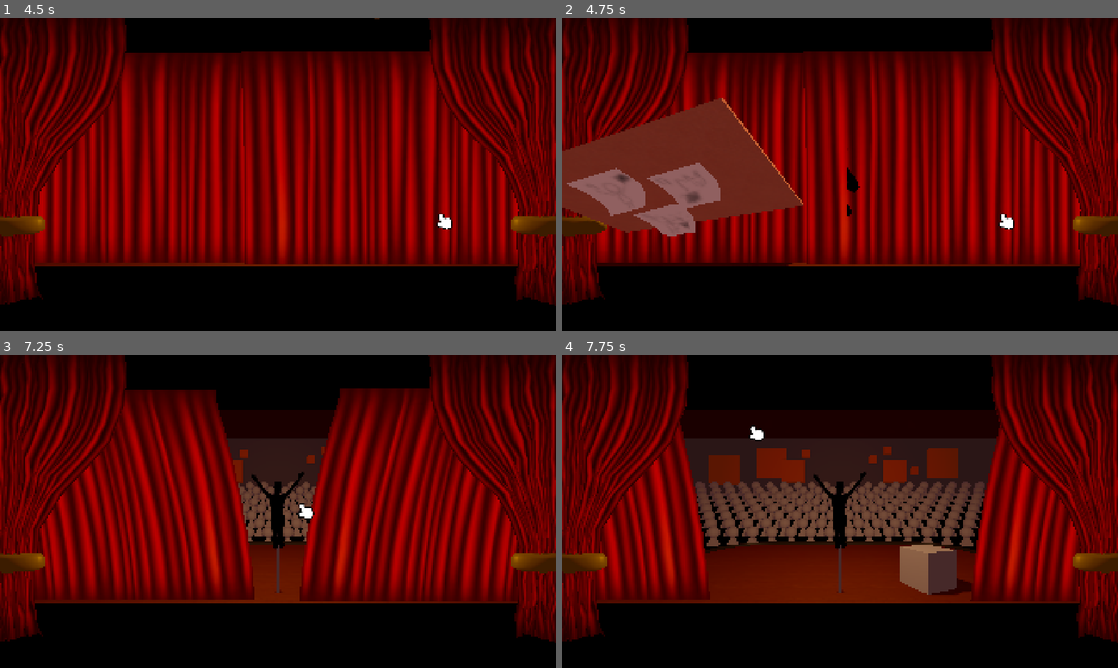
Above: before the commit, frames 1-4 (two rows, left to right).
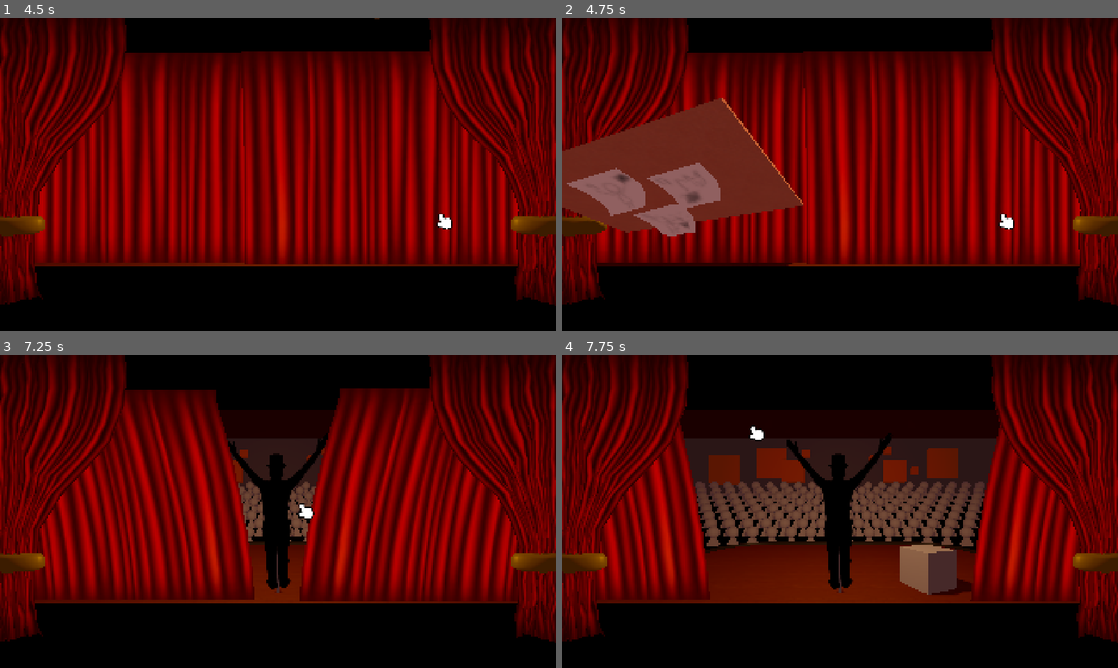
Above: after the commit, the same moments.

Repository: Momonyaro/cgj-2026
Game: Godot game, scene res://src/stage/stage.tscn
Two runs of this game, one before a commit and one after it. Both use one fixed random seed, a clock stepped at 60 frames per second and the inputs below.
Inputs (mouse positions are in pixels of both pictures, inside the frame that each line leads up to):
- Up to frame 1 (4.5 s): click "PLAY" at 0.5 s; tap Enter at 1.25 s; move the mouse to (400, 158) at 1.27 s; click (400, 158) at 1.35 s; tap Space at 1.52, 2.27, 3.77 s; move the mouse to (166, 190) at 2.02 s; click (166, 190) at 2.1 s; move the mouse to (333, 105) at 2.77 s; click (333, 105) at 2.85 s; move the mouse to (250, 237) at 3.52 s; click (250, 237) at 3.6 s; move the mouse to (444, 221) at 4.27 s; click (444, 221) at 4.35 s
- Up to frame 2 (4.75 s): tap Space at 4.52 s
- Up to frame 3 (7.25 s): move the mouse to (111, 464) at 5.02 s; click (111, 464) at 5.1 s; tap Space at 5.27 s; click "Continue" at 5.75 s; move the mouse to (305, 511) at 6.52 s; click (305, 511) at 6.6 s
- Up to frame 4 (7.75 s): move the mouse to (756, 433) at 7.27 s; click (756, 433) at 7.35 s; tap Space at 7.52 s

Frame 1 is identical in both runs. In frame 2, 0.1% of the frame differs, in the area x 51-54%, y 47-64%; in frame 3, 1.6%; in frame 4, 1.6%, in the area x 40-60%, y 24-75%.

Commit message:
Bigger magician

Diff:
--- a/src/shared/magician/magician.tscn
+++ b/src/shared/magician/magician.tscn
@@ -3,6 +3,7 @@
 [ext_resource type="Script" uid="uid://dl2k2iuv6kotn" path="res://src/shared/magician/magician.gd" id="1_n2g5r"]
 [ext_resource type="Material" uid="uid://2mgs1yamtmew" path="res://src/shared/magician/front_face.tres" id="2_5bege"]
 [ext_resource type="Material" uid="uid://bdqrh3o8060kn" path="res://src/shared/magician/back_face.tres" id="3_vvj04"]
+[ext_resource type="Texture2D" uid="uid://bk7v3becpgcki" path="res://src/shared/transparent.png" id="4_ryh7p"]
 [ext_resource type="Texture2D" uid="uid://cndepsblf1eo" path="res://src/shared/magician/test_img_2.png" id="4_sd5qa"]
 [ext_resource type="Texture2D" uid="uid://eeixomoxrvfy" path="res://src/shared/magician/test_img_1.png" id="5_oalhj"]
 [ext_resource type="Script" uid="uid://cc3ctbjjne6qe" path="res://src/shared/magician/look_at.gd" id="6_2pqni"]
@@ -10,17 +11,17 @@
 
 [sub_resource type="QuadMesh" id="QuadMesh_e4l7b"]
 material = ExtResource("2_5bege")
-size = Vector2(2, 2)
+size = Vector2(4, 4)
 
 [sub_resource type="QuadMesh" id="QuadMesh_40gng"]
 material = ExtResource("3_vvj04")
-size = Vector2(2, 2)
+size = Vector2(4, 4)
 
 [node name="Magician" type="Node3D" unique_id=1219081681]
 script = ExtResource("1_n2g5r")
 front_material = ExtResource("2_5bege")
 back_material = ExtResource("3_vvj04")
-default_texture = ExtResource("5_oalhj")
+default_texture = ExtResource("4_ryh7p")
 debug_textures = Array[Texture2D]([ExtResource("5_oalhj"), ExtResource("4_sd5qa")])
 
 [node name="BodyPivot" type="Node3D" parent="." unique_id=1857960705 node_paths=PackedStringArray("target")]
Binary file added: src/shared/transparent.png
Not shown, added: src/shared/transparent.png.import
